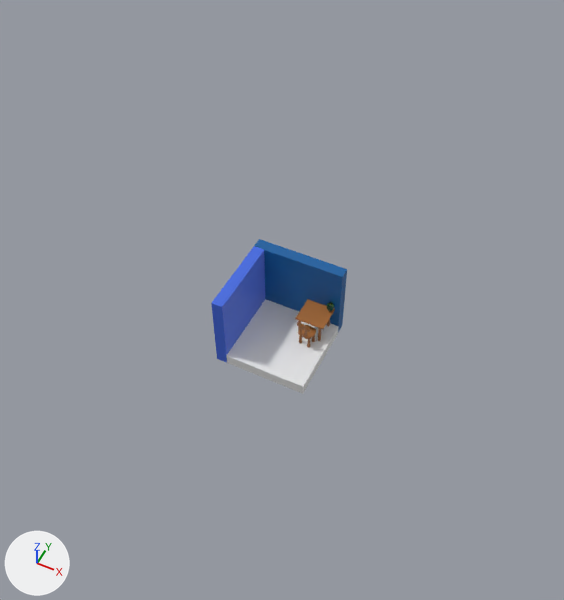
Renders of the Blender file Bedroom.blend from each side of a commit.
The view is the same before and after, from a 50 mm lens placed at (7.83, -15.77, 22.32), pointed at (0.26, -0.62, 3.38). Arrows for +X, +Y and +Z are at lower left; the lights stay in place.

Names of what the first picture shows: 'Back_rest', 'Legs', 'Seat', 'Table_Top', 'Walls'.
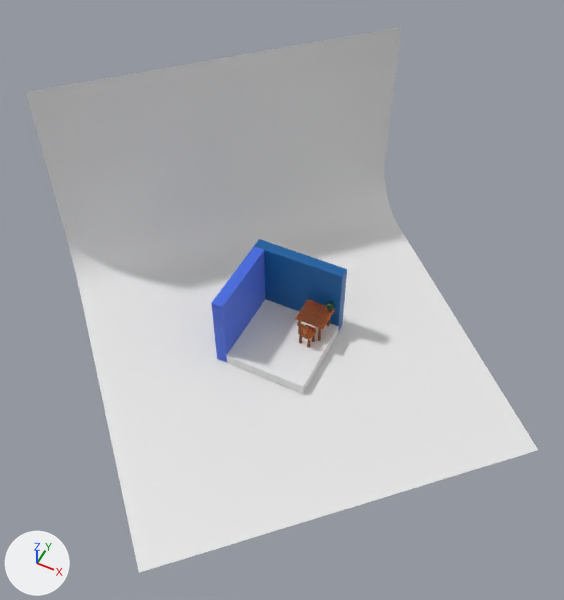
What differs and where, as boxes (x1, y1, x2, y2) in the pictures (564 x 600 px):
'Plane', added
    after: (26, 27, 538, 573)
'Table_Top', surface changed
    both: (295, 299, 335, 329)
'Seat', surface changed
    both: (298, 325, 316, 339)
'Legs', surface changed
    both: (299, 334, 315, 348)
'Back_rest', surface changed
    both: (297, 322, 311, 332)
'Rest_Support', surface changed
    both: (300, 326, 307, 339)

Patch to the scene script:
```diff
--- a/Bedroom.blend.py
+++ b/Bedroom.blend.py
@@ mat_wood @@
 mat_wood = bpy.data.materials.new('Wood')
-# nodes: BsdfPrincipled, OutputMaterial
-# colours: brown #a1662f
+# nodes: BsdfPrincipled, Bump, Mapping, Mix, OutputMaterial, TexCoord, TexNoise x2, ValToRGB
+# colours: orange #cd7f32, brown #965c22, black #000000
@@ me_plane @@
+me_plane.from_pydata([(-1.0, -1.0, 0.0), (1.0, -1.0, 0.0), (-1.0, 1.0, 0.0), (1.0, 1.0, 0.0), (-1.0, -1.0, 1.21), (-1.0, 1.0, 1.21)], [], [(0, 1, 3, 2), (0, 2, 5, 4)])
+me_plane.polygons.foreach_set('use_smooth', [True] * 2)
@@ ob_plane @@
+ob_plane = bpy.data.objects.new('Plane', me_plane)
+ob_plane.location = (0.0, 0.0, 0.0)
+ob_plane.rotation_euler = (0.0, 0.0, -0.791)  # degrees (0, 0, -45)
+ob_plane.scale = (6.6, 6.6, 6.6)
+_m = ob_plane.modifiers.new('Bevel', 'BEVEL')
+_m.width = 0.29
+_m.width_pct = 0.29
+_m.segments = 9
```
